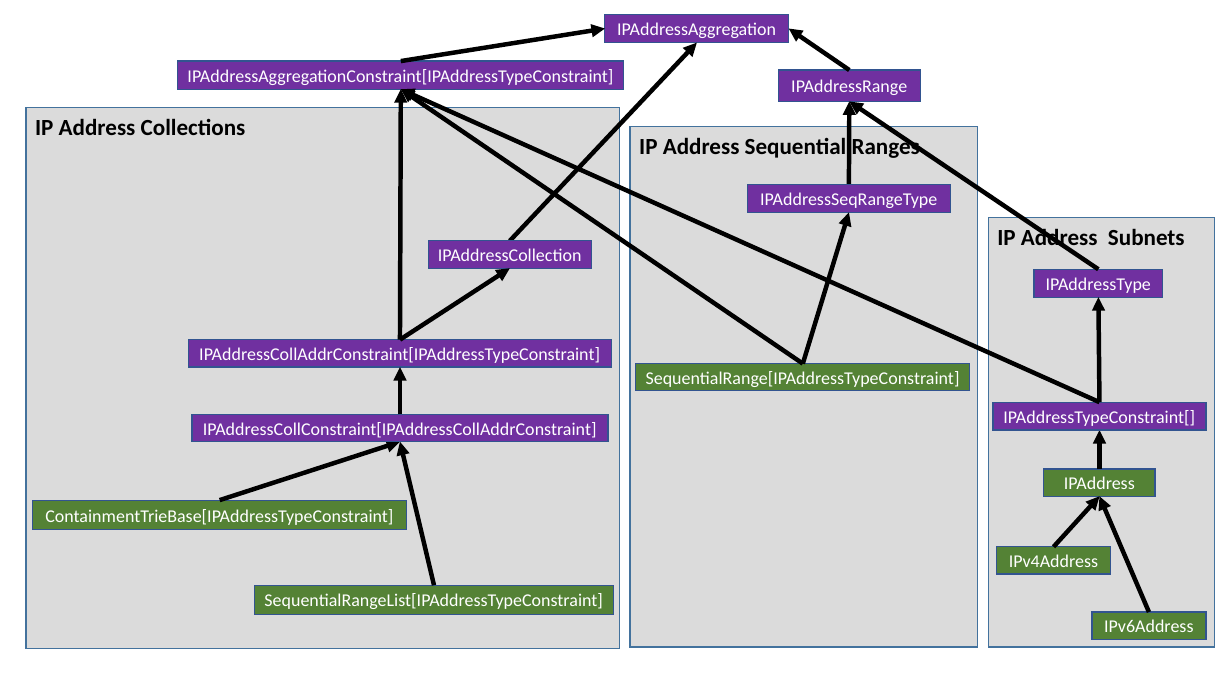
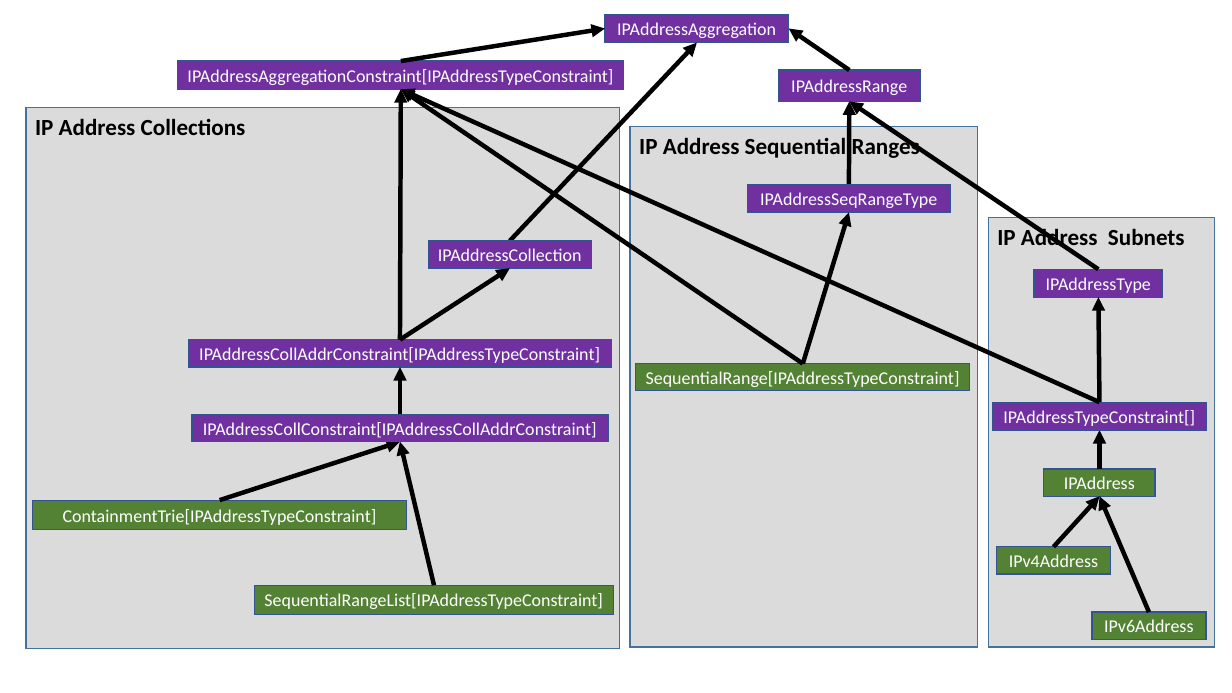
Before and after one commit to seancfoley/IPAddress, a slide deck: slide 9 of media/images.pptx. Drawn at 1232x693 pixels with LibreOffice and Linux fonts; fonts in the diff are those of the drawing. Boxes give left, top, right and bottom in pixels: in the first picture for what was removed or moved away, otherwise in the second. Text is boxed around its words. In the diff, an @@ line names an element or a change of style, - is before the commit and + after.

Commit message:
rename ContainmentTrieBase

```diff
--- a/media/images.pptx
+++ b/media/images.pptx
@@ text in rectangle at (x1=63, y1=509, x2=377, y2=525): text changed @@
-ContainmentTrieBase[IPAddressTypeConstraint]
+ContainmentTrie[IPAddressTypeConstraint]
```
Also in this commit, not shown: 1 other file.
